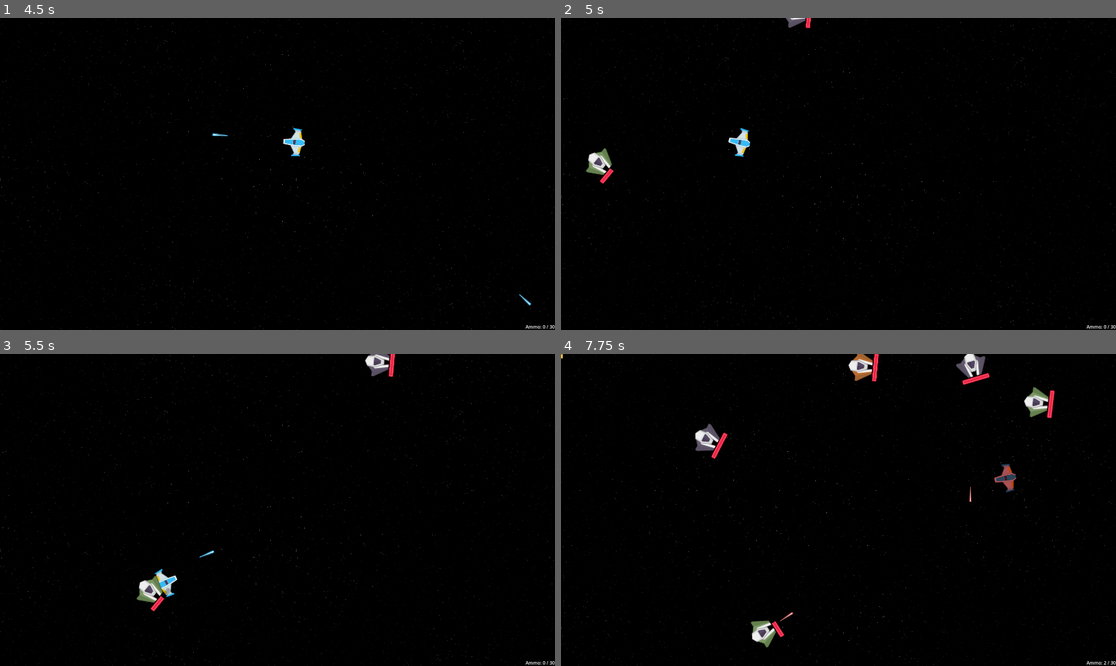
Above: before the commit, frames 1-4 (two rows, left to right).
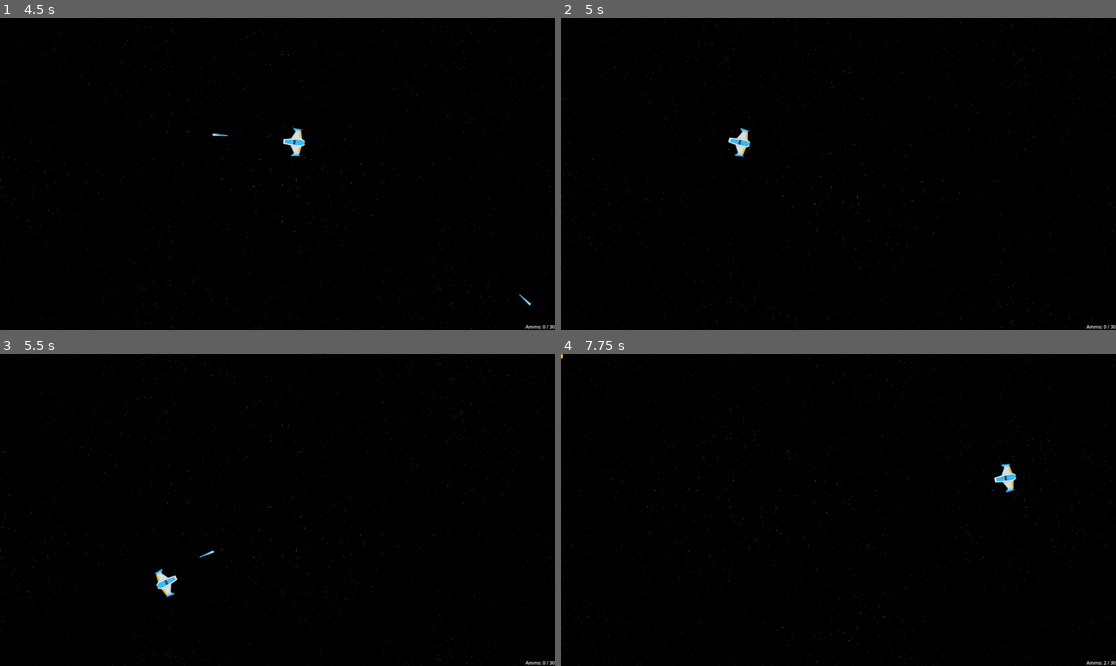
Above: after the commit, the same moments.

Repository: DavideZenobi/space-shooter
Game: Godot game, scene res://scenes/levels/level_1/level_1.tscn
Same seed, same stepped clock (60 frames per second), same inputs: the game is played once before the commit and once after it.
Inputs (mouse positions are in pixels of both pictures, inside the frame that each line leads up to):
- Up to frame 1 (4.5 s): move the mouse to (399, 158) at 0.52 s; hold D (move_right) 0.53-1.28 s; hold Space (shoot) 0.53-1.28 s; move the mouse to (166, 189) at 1.27 s; hold S (move_down) 1.28-2.03 s; tap Space (shoot) at 1.35, 2.85, 4.35 s; move the mouse to (333, 105) at 2.02 s; hold D (move_right) 2.03-2.78 s; hold Space (shoot) 2.03-2.78 s; move the mouse to (249, 236) at 2.77 s; hold W (move_up) 2.78-3.53 s; move the mouse to (444, 220) at 3.52 s; hold Space (shoot) 3.53-4.28 s; hold A (move_left) from 3.53 s (still down); move the mouse to (111, 127) at 4.27 s
- Up to frame 2 (5 s): keep holding A (move_left)
- Up to frame 3 (5.5 s): move the mouse to (305, 510) at 5.02 s; release A (move_left) at 5.03 s; hold S (move_down) from 5.03 s (still down); hold Space (shoot) from 5.03 s (still down)
- Up to frame 4 (7.75 s): move the mouse to (755, 432) at 5.77 s; release S (move_down) at 5.78 s; release Space (shoot) at 5.78 s; hold D (move_right) 5.78-6.53 s; tap Space (shoot) at 5.85, 7.35 s; move the mouse to (960, 494) at 6.52 s; hold W (move_up) 6.53-7.28 s; hold Space (shoot) 6.53-7.28 s; move the mouse to (727, 525) at 7.27 s; hold D (move_right) from 7.28 s (still down)

Frame 1 is identical in both runs. In frame 2, 0.4% of the frame differs, in the area x 4-46%, y 0-54%; in frame 3, 0.6%; in frame 4, 1.9%, in the area x 24-89%, y 0-95%.

Commit message:
creation of pathing resources and some code fix

Diff:
--- a/project.godot
+++ b/project.godot
@@ -27,6 +27,7 @@
 SpawnManager="*res://scripts/singletons/spawn_manager.gd"
 AudioManager="*res://scripts/singletons/audio_manager.gd"
 AudioDatabase="*res://scripts/databases/audio_database.gd"
+Logger="*res://scripts/singletons/logger.gd"
 
 [display]
 
--- a/resources/levels/levels_scene_config/level_1_scenes_config.tres
+++ b/resources/levels/levels_scene_config/level_1_scenes_config.tres
@@ -1,6 +1,8 @@
-[gd_resource type="Resource" script_class="LevelSceneConfig" load_steps=2 format=3 uid="uid://ckbyvgqe518y5"]
+[gd_resource type="Resource" script_class="LevelSceneConfig" load_steps=4 format=3 uid="uid://ckbyvgqe518y5"]
 
 [ext_resource type="Script" path="res://resources/levels/levels_scene_config/levels_scenes_config.gd" id="1_1w72o"]
+[ext_resource type="Curve2D" uid="uid://10q0lpced05o" path="res://resources/pathings/lightweight/mid_left_to_right.tres" id="1_hixsf"]
+[ext_resource type="Curve2D" uid="uid://ct6uayvfrd1ym" path="res://resources/pathings/tracker/rectangle.tres" id="3_r1p7v"]
 
 [resource]
 script = ExtResource("1_1w72o")
@@ -10,3 +12,5 @@
 player_bullets_types = Array[int]([0])
 enemy_types = Array[int]([0, 1])
 enemy_bullets_types = Array[int]([0])
+tracker_curves = Array[Curve2D]([ExtResource("3_r1p7v")])
+lightweight_curves = Array[Curve2D]([ExtResource("1_hixsf")])
--- a/resources/levels/levels_scene_config/levels_scenes_config.gd
+++ b/resources/levels/levels_scene_config/levels_scenes_config.gd
@@ -7,4 +7,6 @@
 @export var player_bullets_types: Array[Util.PlayerBullets];
 @export var enemy_types: Array[Util.EnemyTypes];
 @export var enemy_bullets_types: Array[Util.EnemyBullets];
+@export var tracker_curves: Array[Curve2D];
+@export var lightweight_curves: Array[Curve2D];
 ## items
--- /dev/null
+++ b/resources/pathings/lightweight/mid_left_to_right.tres
@@ -0,0 +1,7 @@
+[gd_resource type="Curve2D" format=3 uid="uid://10q0lpced05o"]
+
+[resource]
+_data = {
+"points": PackedVector2Array(0, 0, 0, 0, -192, 576, 0, 0, 0, 0, 2048, 576)
+}
+point_count = 2
--- /dev/null
+++ b/resources/pathings/tracker/rectangle.tres
@@ -0,0 +1,7 @@
+[gd_resource type="Curve2D" format=3 uid="uid://ct6uayvfrd1ym"]
+
+[resource]
+_data = {
+"points": PackedVector2Array(0, 0, 0, 0, -192, -192, 0, 0, 0, 0, 2112, -192, 0, 0, 0, 0, 2112, 1280, 0, 0, 0, 0, -192, 1280, 0, 0, 0, 0, -192, -192)
+}
+point_count = 5
--- a/scenes/components/game_manager/game_manager.gd
+++ /dev/null
@@ -1,56 +0,0 @@
-extends Node
-
-var current_level: Util.Levels;
-
-@export var enemy_total_quantity: int;
-
-@onready var start_timer: Timer = $Start;
-@onready var enemy_cooldown_timer: Timer = $EnemyCooldown;
-@onready var wave_timer: Timer = $Wave;
-@onready var break_timer: Timer = $Break;
-
-var enemy_manager: EnemyManager;
-
-func _ready():
-	enemy_manager = EnemyManager.new();
-	start_timer.start();
-
-func initialize():
-
-	pass;
-
-func spawn_random_enemy():
-	## Get random enemy type and difficulty
-	var random_enemy_type = Util.EnemyTypes.values()[randi_range(0, Util.EnemyTypes.size() - 1)];
-	var random_enemy_difficulty = Util.EnemyDifficulties.values()[randi_range(0, Util.EnemyDifficulties.size() - 1)];
-
-	## Get enemy instance
-	var new_enemy = enemy_manager.create_enemy(Util.EnemyTypes.TRACKER, random_enemy_difficulty);
-
-	## Add enemy to the tree
-	get_tree().root.add_child(new_enemy);
-	new_enemy.initialize();
-	new_enemy.global_position = Vector2(randi_range(-1280 + 50, 0 - 50), randi_range(-720 + 50, 0 - 50));
-
-func spawn_bullet():
-
-	pass;
-
-func load_level_data():
-
-	pass;
-
-func _on_start_timeout():
-	enemy_cooldown_timer.start();
-	wave_timer.start();
-
-func _on_enemy_cooldown_timeout():
-	spawn_random_enemy();
-
-func _on_wave_timeout():
-	enemy_cooldown_timer.stop();
-	break_timer.start();
-
-func _on_break_timeout():
-
-	pass;
--- a/scenes/components/game_manager/game_manager.tscn
+++ /dev/null
@@ -1,24 +0,0 @@
-[gd_scene load_steps=2 format=3 uid="uid://ccdr0r55og5y4"]
-
-[ext_resource type="Script" path="res://scenes/components/game_manager/game_manager.gd" id="1_ihn4s"]
-
-[node name="GameManager" type="Node"]
-script = ExtResource("1_ihn4s")
-
-[node name="Start" type="Timer" parent="."]
-one_shot = true
-
-[node name="EnemyCooldown" type="Timer" parent="."]
-
-[node name="Wave" type="Timer" parent="."]
-wait_time = 60.0
-one_shot = true
-
-[node name="Break" type="Timer" parent="."]
-wait_time = 10.0
-one_shot = true
-
-[connection signal="timeout" from="Start" to="." method="_on_start_timeout"]
-[connection signal="timeout" from="EnemyCooldown" to="." method="_on_enemy_cooldown_timeout"]
-[connection signal="timeout" from="Wave" to="." method="_on_wave_timeout"]
-[connection signal="timeout" from="Break" to="." method="_on_break_timeout"]
--- a/scenes/levels/level_1/level_1.tscn
+++ b/scenes/levels/level_1/level_1.tscn
@@ -1,11 +1,10 @@
-[gd_scene load_steps=7 format=3 uid="uid://b7eeo37r0hsa5"]
+[gd_scene load_steps=6 format=3 uid="uid://b7eeo37r0hsa5"]
 
 [ext_resource type="PackedScene" uid="uid://bfklob58ogw14" path="res://scenes/player/player.tscn" id="1_ty1gb"]
 [ext_resource type="Script" path="res://scenes/levels/level_controller.gd" id="1_uvjbv"]
 [ext_resource type="PackedScene" uid="uid://cyr6ndvweuq10" path="res://scenes/backgrounds/parallax.tscn" id="2_wangi"]
 [ext_resource type="PackedScene" uid="uid://b7ug7b0trm8tc" path="res://scenes/ui/hud/hud.tscn" id="4_fuumm"]
-[ext_resource type="PackedScene" uid="uid://c3thbwdx73idc" path="res://scenes/systems/enemy_spawn_system/enemy_spawn_path.tscn" id="5_4pdtd"]
-[ext_resource type="PackedScene" uid="uid://ccdr0r55og5y4" path="res://scenes/components/game_manager/game_manager.tscn" id="5_33nhm"]
+[ext_resource type="PackedScene" uid="uid://d304dd6frdjxf" path="res://scenes/systems/enemy_spawn_system/enemy_spawn_system.tscn" id="6_4bxta"]
 
 [node name="Level1" type="Node"]
 script = ExtResource("1_uvjbv")
@@ -18,15 +17,14 @@
 [node name="Hud" parent="." node_paths=PackedStringArray("player") instance=ExtResource("4_fuumm")]
 player = NodePath("../Player")
 
-[node name="GameManager" parent="." instance=ExtResource("5_33nhm")]
-
-[node name="EnemySpawnPath" parent="." instance=ExtResource("5_4pdtd")]
-
 [node name="Intro" type="Timer" parent="."]
 wait_time = 5.0
 one_shot = true
 
 [node name="Countdown" type="Timer" parent="."]
+wait_time = 20.0
+
+[node name="EnemySpawnSystem" parent="." instance=ExtResource("6_4bxta")]
 
 [connection signal="ammo_changed" from="Player" to="Hud" method="_update_ammo"]
 [connection signal="timeout" from="Intro" to="." method="_on_intro_timeout"]
--- a/scenes/levels/level_controller.gd
+++ b/scenes/levels/level_controller.gd
@@ -1,9 +1,9 @@
 extends Node
 
-@onready var enemy_spawn_path: Path2D = $EnemySpawnPath;
 ## @onready hud
 @onready var player: CharacterBody2D = $Player;
 @onready var parallax: Node2D = $Parallax;
+@onready var enemy_spawn_system: EnemySpawnSystem = $EnemySpawnSystem;
 
 @onready var intro: Timer = $Intro;
 @onready var countdown: Timer = $Countdown;
@@ -13,14 +13,22 @@
 func _ready():
 	level_phase = Util.LevelPhases.INTRO;
 	intro.start();
+	Logger.print_in_console("Intro start!");
 
 func start():
 	level_phase = Util.LevelPhases.ONGOING;
+	countdown.start();
+	Logger.print_in_console("Game start!");
+
+func create_wave():
+	var random_enemy_type = Util.EnemyTypes.values()[randi_range(0, Util.EnemyTypes.size() - 1)];
+	enemy_spawn_system.spawn(Util.EnemyTypes.TRACKER);
+
+func _on_intro_timeout():
+	Logger.print_in_console("Intro finished!");
+	start();
 
 
-func _on_intro_timeout():
-	start();
-
 func _on_countdown_timeout():
-
+	create_wave();
 	pass;
--- a/scenes/systems/enemy_spawn_system/enemy_spawn_location.gd
+++ /dev/null
@@ -1,7 +0,0 @@
-extends Path2D
-
-@onready var enemy_spawn_location: PathFollow2D = $EnemySpawnLocation;
-
-func get_random_spawn_location() -> Vector2:
-	enemy_spawn_location.progress_ratio = randf();
-	return enemy_spawn_location.position;
--- a/scenes/systems/enemy_spawn_system/enemy_spawn_path.tscn
+++ /dev/null
@@ -1,17 +0,0 @@
-[gd_scene load_steps=3 format=3 uid="uid://c3thbwdx73idc"]
-
-[ext_resource type="Script" path="res://scenes/systems/enemy_spawn_system/enemy_spawn_location.gd" id="1_iqhs7"]
-
-[sub_resource type="Curve2D" id="Curve2D_71kxl"]
-_data = {
-"points": PackedVector2Array(0, 0, 0, 0, -633, -320, 0, 0, 0, 0, 2376, -326, 0, 0, 0, 0, 2421, 1363, 0, 0, 0, 0, -659, 1420, 0, 0, 0, 0, -633, -320)
-}
-point_count = 5
-
-[node name="EnemySpawnPath" type="Path2D"]
-curve = SubResource("Curve2D_71kxl")
-script = ExtResource("1_iqhs7")
-
-[node name="EnemySpawnLocation" type="PathFollow2D" parent="."]
-position = Vector2(-633, -320)
-rotation = -0.00199402
--- a/scenes/systems/enemy_spawn_system/enemy_spawn_system.gd
+++ b/scenes/systems/enemy_spawn_system/enemy_spawn_system.gd
@@ -1,5 +1,6 @@
-extends Node
+class_name EnemySpawnSystem extends Node
 
+@onready var path2d: Path2D = $Path2D;
 @onready var spawn_tracker_enemy_timer: Timer = $SpawnTrackerEnemy;
 var max_trackers: int = 10;
 var trackers_count: int = 0;
--- a/scenes/systems/enemy_spawn_system/enemy_spawn_system.tscn
+++ b/scenes/systems/enemy_spawn_system/enemy_spawn_system.tscn
@@ -1,6 +1,7 @@
-[gd_scene load_steps=2 format=3 uid="uid://d304dd6frdjxf"]
+[gd_scene load_steps=3 format=3 uid="uid://d304dd6frdjxf"]
 
 [ext_resource type="Script" path="res://scenes/systems/enemy_spawn_system/enemy_spawn_system.gd" id="1_ppb8e"]
+[ext_resource type="Script" path="res://scenes/systems/enemy_spawn_system/path_2d.gd" id="2_edd6m"]
 
 [node name="EnemySpawnSystem" type="Node"]
 script = ExtResource("1_ppb8e")
@@ -8,4 +9,9 @@
 [node name="SpawnTrackerEnemy" type="Timer" parent="."]
 wait_time = 0.2
 
+[node name="Path2D" type="Path2D" parent="."]
+script = ExtResource("2_edd6m")
+
+[node name="PathFollow2D" type="PathFollow2D" parent="Path2D"]
+
 [connection signal="timeout" from="SpawnTrackerEnemy" to="." method="_on_spawn_tracker_enemy_timeout"]
--- /dev/null
+++ b/scenes/systems/enemy_spawn_system/path_2d.gd
@@ -0,0 +1,7 @@
+extends Path2D
+
+@onready var path_follow: PathFollow2D = $PathFollow2D;
+
+func get_random_location():
+	path_follow.progress_ratio = randf();
+	return path_follow.position;
--- /dev/null
+++ b/scripts/singletons/logger.gd
@@ -0,0 +1,4 @@
+extends Node
+
+func print_in_console(message: String):
+	print(message);
--- a/scripts/singletons/scene_manager.gd
+++ b/scripts/singletons/scene_manager.gd
@@ -13,12 +13,6 @@
 
 func get_player_bullet_scene(bullet_type: Util.PlayerBullets) -> PackedScene:
 	return loaded_scenes.player_bullets[bullet_type];
-
-func spawn_player_bullet(bullet_scene, position, rotation):
-	var scene_instance = bullet_scene.instantiate();
-	get_tree().current_scene.add_child(scene_instance);
-	scene_instance.global_transform.origin = position;
-	scene_instance.rotation = rotation;
 
 func spawn_enemy_bullet(bullet_type, position, rotation):
 	var bullet_scene = loaded_scenes.enemy_bullets[bullet_type];
--- a/scripts/singletons/util.gd
+++ b/scripts/singletons/util.gd
@@ -67,6 +67,11 @@
 	HARD,
 }
 
+enum EnemyBehaviour {
+	SOLO,
+	PATROL,
+}
+
 enum EnemyStates {
 	IDLE,
 	MOVING_TO_TARGET,
--- /dev/null
+++ b/tests/path2d.tscn
@@ -0,0 +1,3 @@
+[gd_scene format=3 uid="uid://bkfvnl1lv45b1"]
+
+[node name="Path2d" type="Path2D"]
